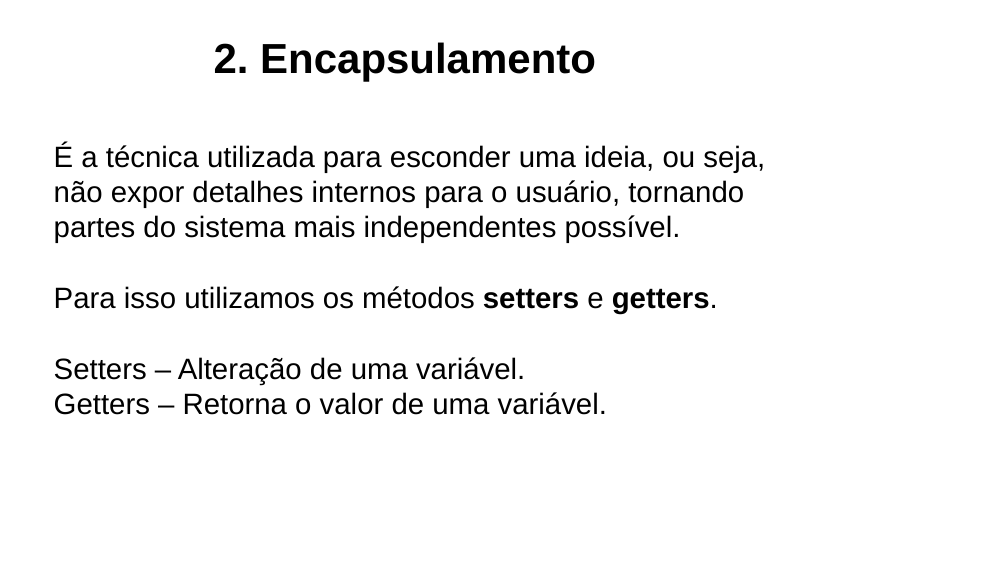
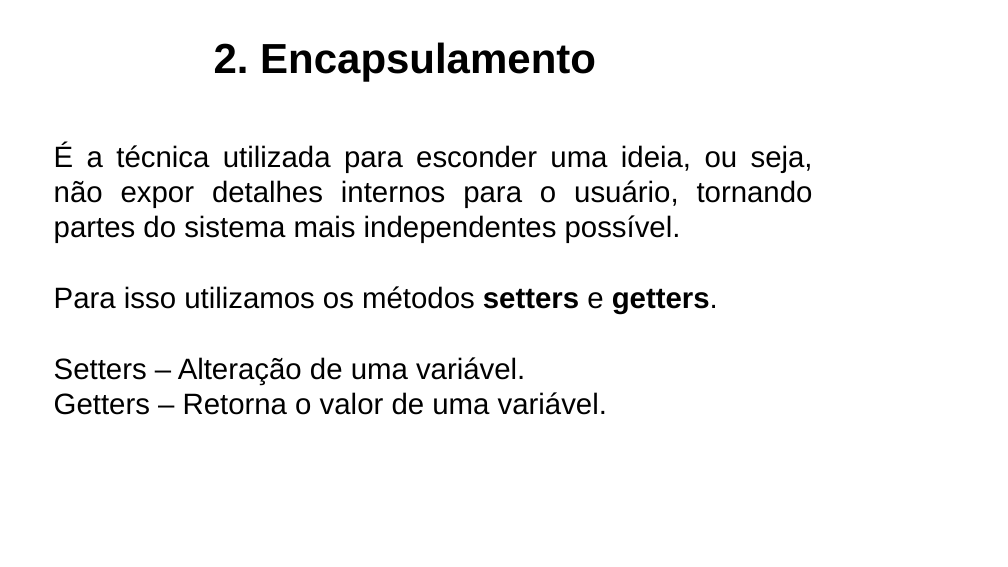
Before and after one commit to lucasdorador/Projetos, a slide deck: slide 4 of TDP/1o. Semestre 2018/Apresentação.pptx. Drawn at 1008x567 pixels with LibreOffice and Linux fonts; fonts in the diff are those of the drawing; background and template pictures are left out. Boxes give left, top, right and bottom in pixels: in the first picture for what was removed or moved away, otherwise in the second. Text is boxed around its words. In the diff, an @@ line names an element or a change of style, - is before the commit and + after.

```diff
--- a/TDP/1o. Semestre 2018/Apresentação.pptx
+++ b/TDP/1o. Semestre 2018/Apresentação.pptx
@@ text "É a técnica utilizada para ..." at (54, 144, 813, 415): alignment left to justified @@
```
Also in this commit, not shown: 3 other slides changed, 11 slides added, 3 slides removed, 3 other files.
